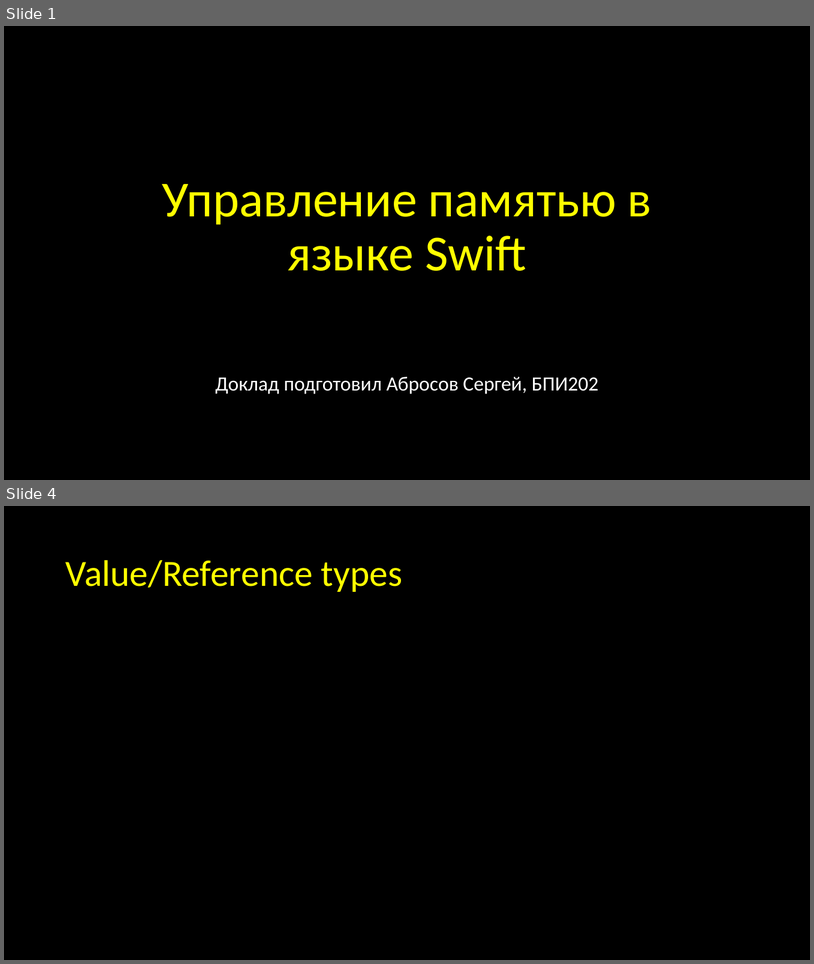
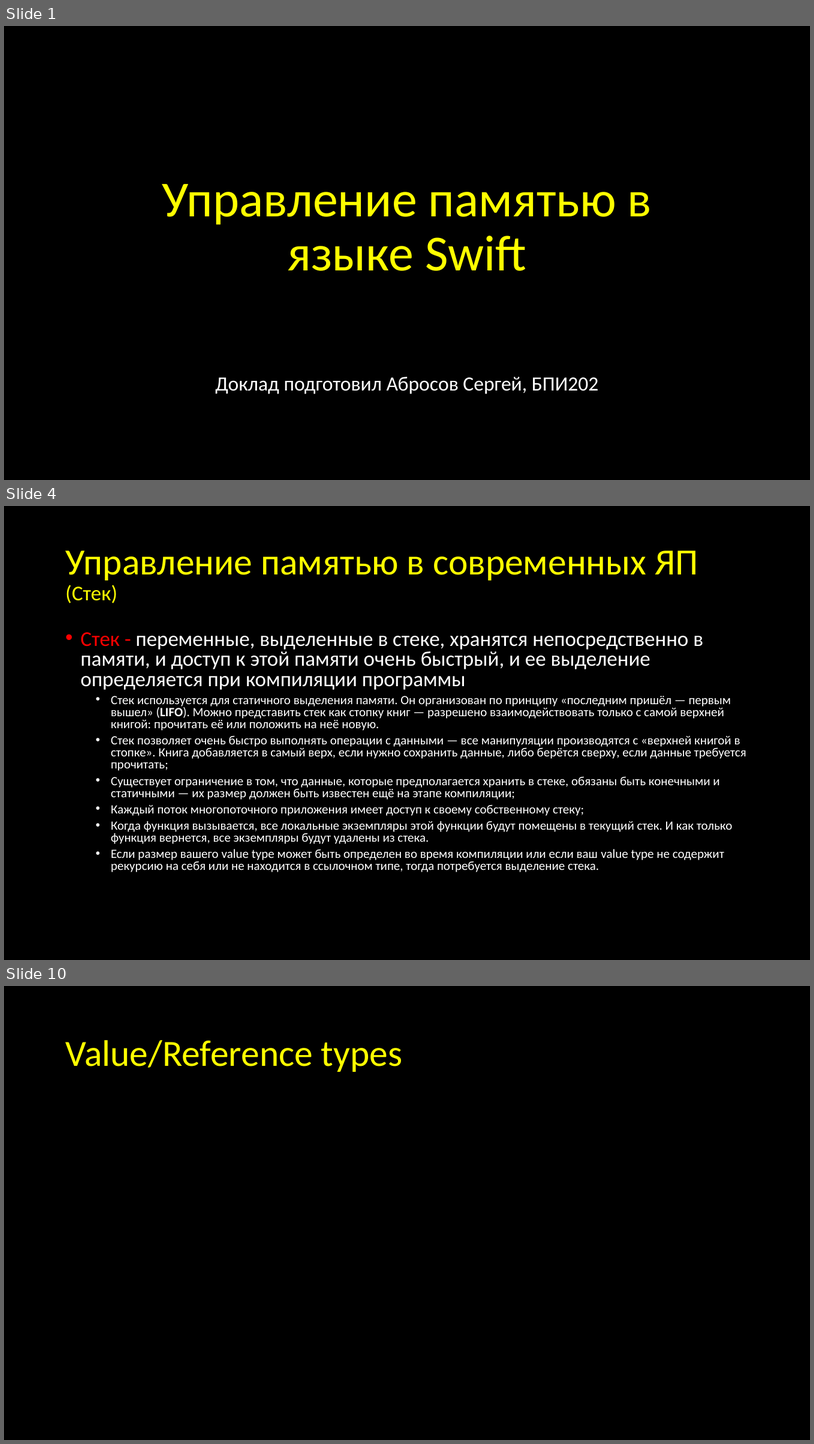
Before and after one commit to abrosov-sergey/HSE-iOS-KpV-2nd, a slide deck: 1st-presentation/Abrosov-1st-presentation.pptx. Shown one above the other, each under a label of ours: slides 1 and 4 before the commit, slides 1, 4 and 10 after it; the slides between them are not shown. The pictures are 814x964 and 814x1444 pixels, drawn with LibreOffice and Linux fonts; fonts in the diff are those of the drawing. Boxes give left, top, right and bottom in pixels: in the first picture for what was removed or moved away, otherwise in the second. Text is boxed around its words. In the diff, an @@ line names an element or a change of style, - is before the commit and + after.

```diff
--- a/1st-presentation/Abrosov-1st-presentation.pptx
+++ b/1st-presentation/Abrosov-1st-presentation.pptx
@@ slide 4 added at bbox=[4, 506, 810, 960], background #000000 @@
@@ title added at bbox=[65, 550, 698, 603], 44 pt, text #FFFF00 @@
+Управление памятью в современных ЯП
+(Стек)
@@ text added at bbox=[81, 632, 747, 872], 15 pt, text #FFFFFF @@
+• Стек - переменные, выделенные в стеке, хранятся непосредственно в памяти, и доступ к этой памяти очень быстрый, и ее выделение определяется при компиляции программы
+  • Стек используется для статичного выделения памяти. Он организован по принципу «последним пришёл — первым вышел» (LIFO). Можно представить стек как стопку книг — разрешено взаимодействовать только с самой верхней книгой: прочитать её или положить на неё новую.
+  • Стек позволяет очень быстро выполнять операции с данными — все манипуляции производятся с «верхней книгой в стопке». Книга добавляется в самый верх, если нужно сохранить данные, либо берётся сверху, если данные требуется прочитать;
+  • Существует ограничение в том, что данные, которые предполагается хранить в стеке, обязаны быть конечными и статичными — их размер должен быть известен ещё на этапе компиляции;
+  • Каждый поток многопоточного приложения имеет доступ к своему собственному стеку;
+  • Когда функция вызывается, все локальные экземпляры этой функции будут помещены в текущий стек. И как только функция вернется, все экземпляры будут удалены из стека.
+  • Если размер вашего value type может быть определен во время компиляции или если ваш value type не содержит рекурсию на себя или не находится в ссылочном типе, тогда потребуется выделение стека.
@@ what was slide 4 is now slide 10 @@
```
Also in this commit, not shown: 2 slides changed, 7 other slides added.
